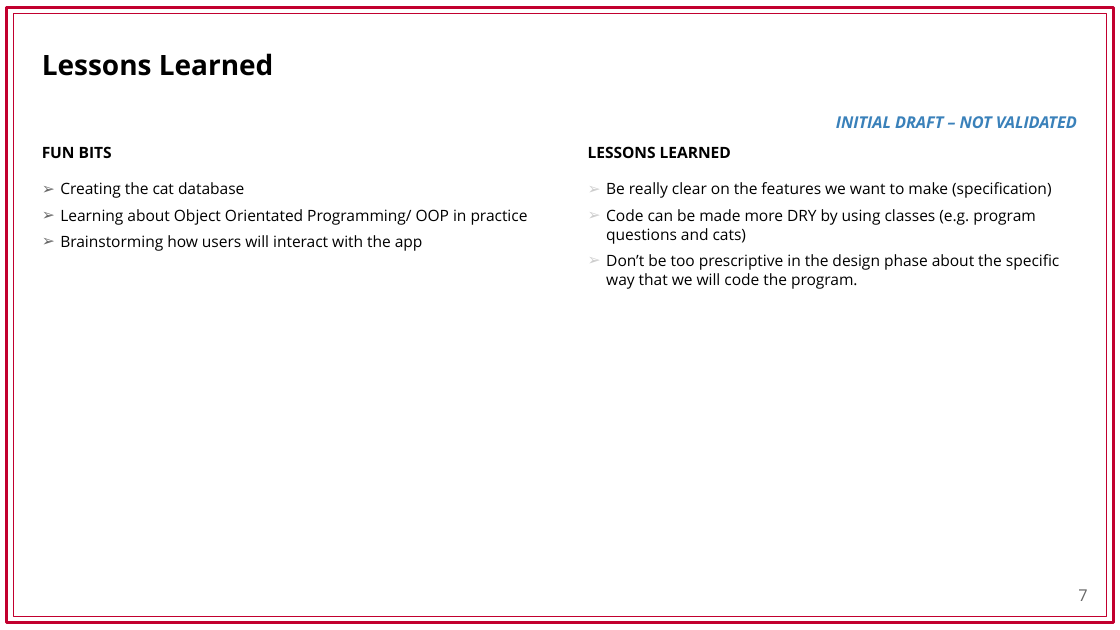
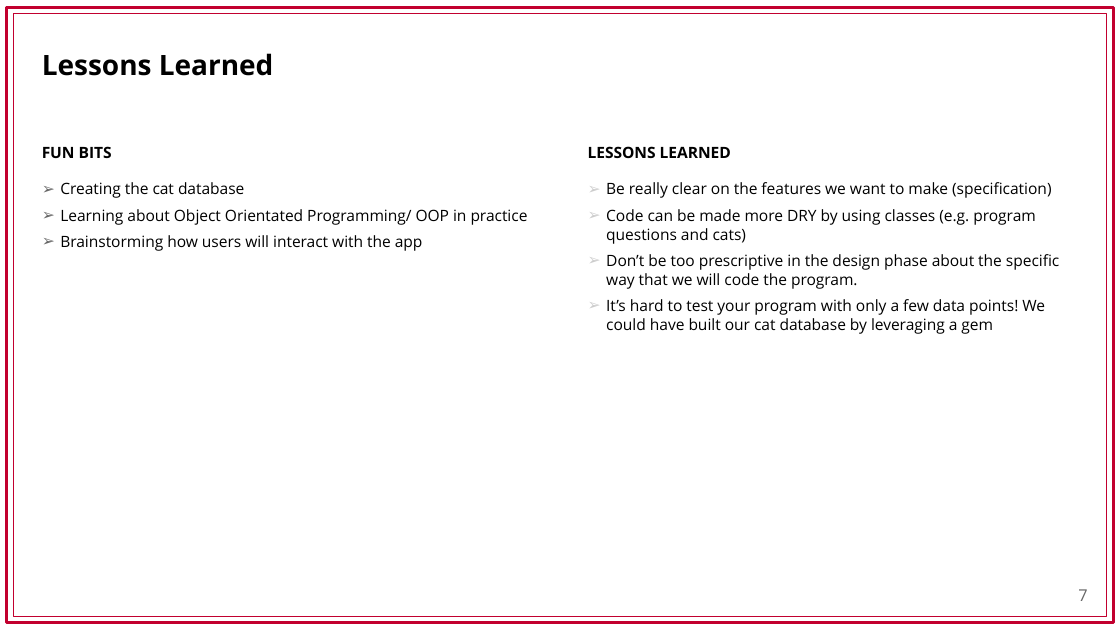
Before and after one commit to wlei6277/terminal_app, a slide deck: slide 7 of ppt/Find Me a Cat presentation v2.pptx. Drawn at 1120x630 pixels with LibreOffice and Linux fonts; fonts in the diff are those of the drawing; background and template pictures are left out. Boxes give left, top, right and bottom in pixels: in the first picture for what was removed or moved away, otherwise in the second. Text is boxed around its words. In the diff, an @@ line names an element or a change of style, - is before the commit and + after.

```diff
--- a/ppt/Find Me a Cat presentation v2.pptx
+++ b/ppt/Find Me a Cat presentation v2.pptx
@@ text removed at (836, 116, 1077, 128) @@
-INITIAL DRAFT – NOT VALIDATED
@@ text at (606, 299, 1045, 334): paragraph added @@
+➢ It’s hard to test your program with only a few data points! We could have built our cat database by leveraging a gem
```
Also in this commit, not shown: 7 other slides changed.
